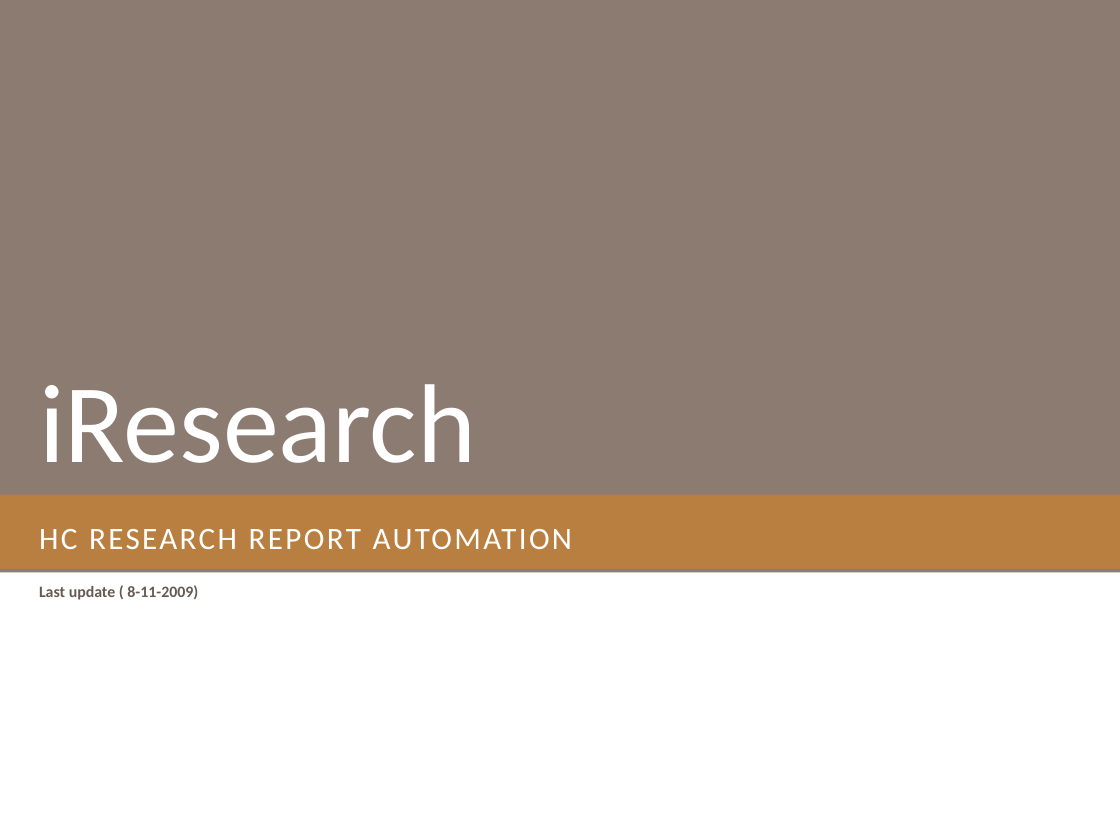
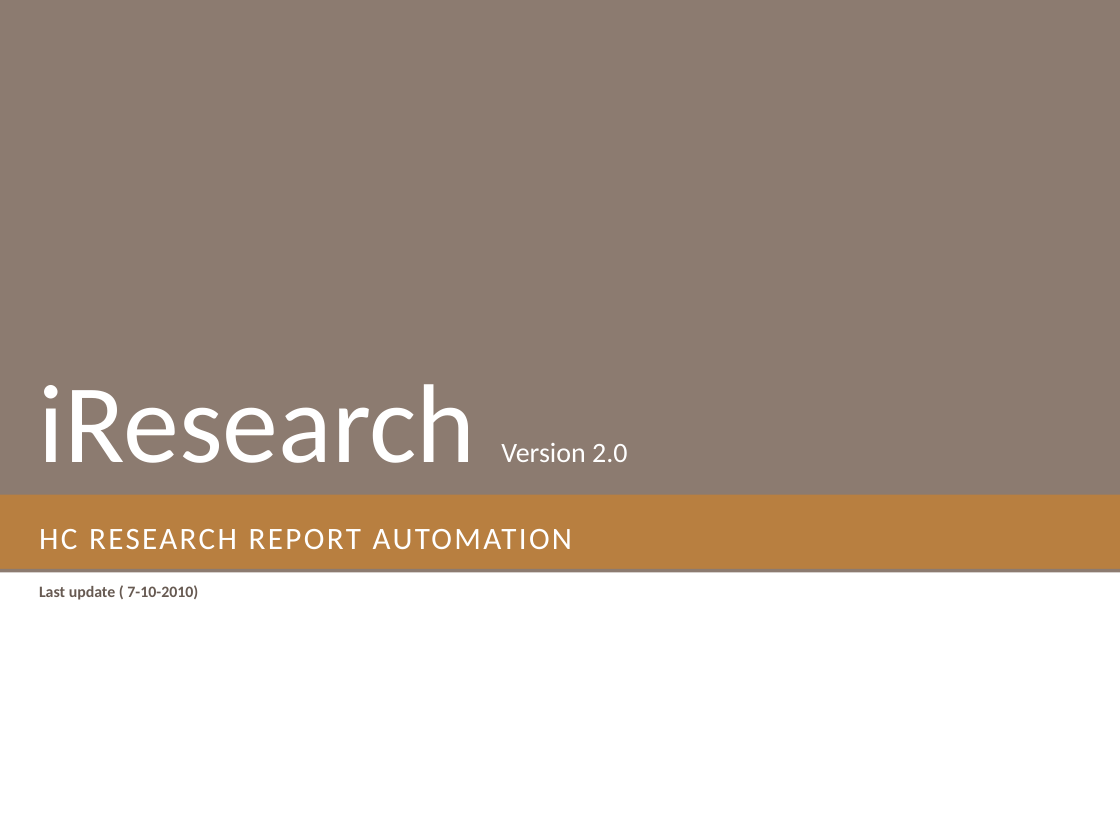
Before and after one commit to essamsalah/Invent_iR, a slide deck: slide 1 of Branches/2.0/doc/iResearch User Guide.pptx. Drawn at 1120x840 pixels with LibreOffice and Linux fonts; fonts in the diff are those of the drawing. Boxes give left, top, right and bottom in pixels: in the first picture for what was removed or moved away, otherwise in the second. Text is boxed around its words. In the diff, an @@ line names an element or a change of style, - is before the commit and + after.

```diff
--- a/Branches/2.0/doc/iResearch User Guide.pptx
+++ b/Branches/2.0/doc/iResearch User Guide.pptx
@@ text at [39, 384, 627, 463]: text changed; size 72 to 18 pt @@
-iResearch
+iResearch Version 2.0
@@ subtitle at [39, 585, 198, 600]: text changed @@
-Last update ( 8-11-2009)
+Last update ( 7-10-2010)
```
Also in this commit, not shown: 4 other slides changed, 3 slides removed, 4 other files.
